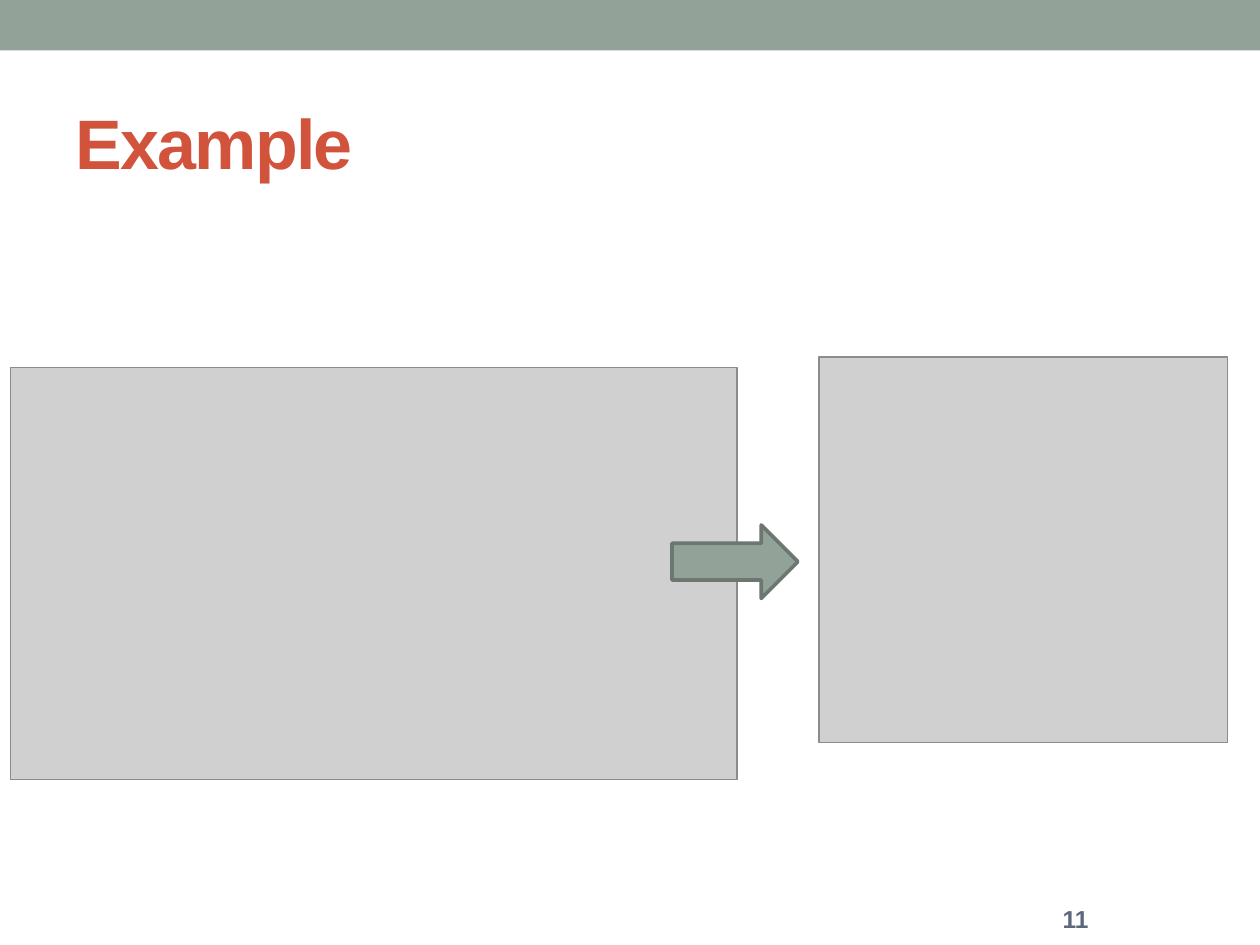
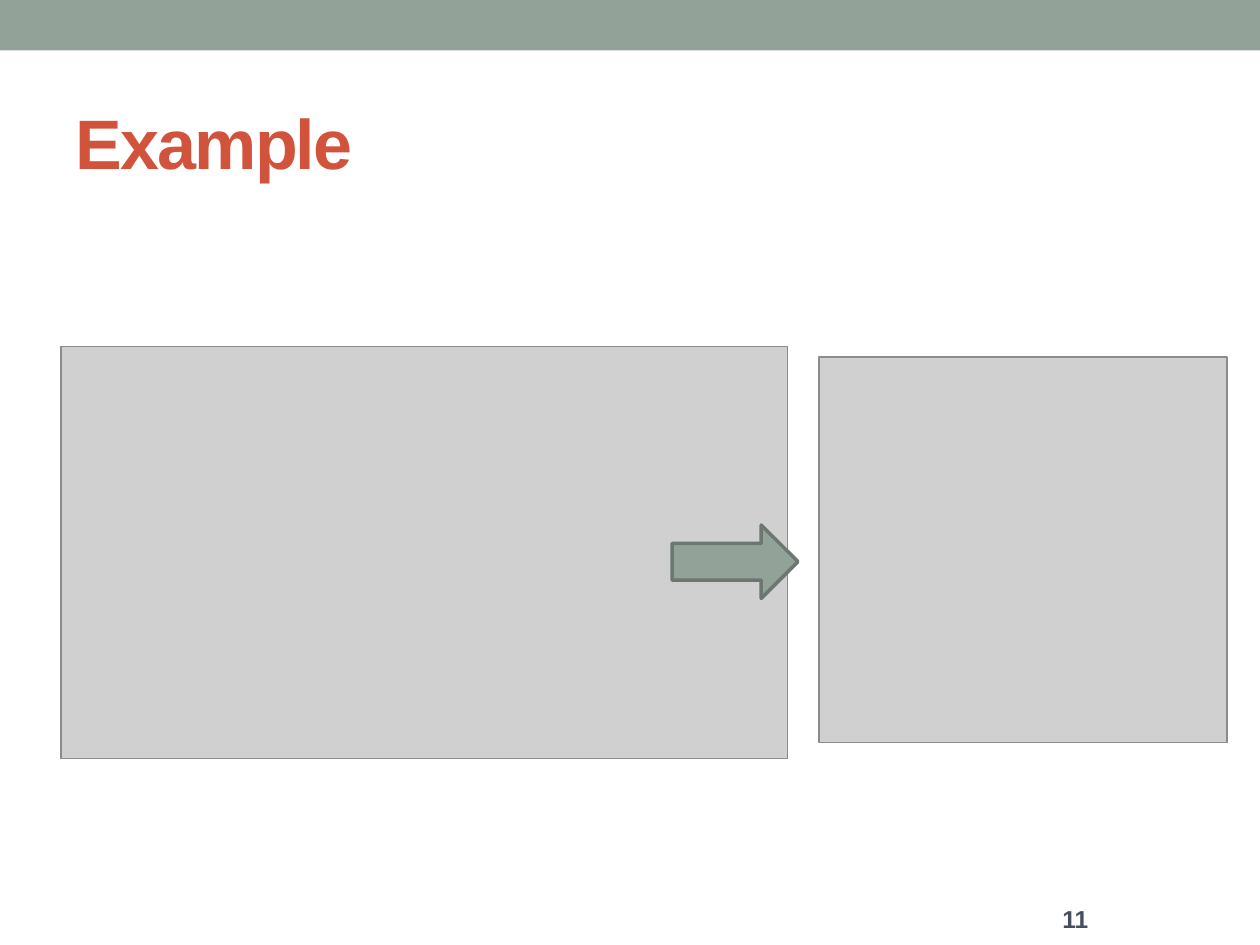
Before and after one commit to honggquan24/IOT, a slide deck: slide 11 of Slide/6. Database.pptx. Drawn at 1260x945 pixels with LibreOffice and Linux fonts; fonts in the diff are those of the drawing; grey boxes stand for pictures. Boxes give left, top, right and bottom in pixels: in the first picture for what was removed or moved away, otherwise in the second. Text is boxed around its words. In the diff, an @@ line names an element or a change of style, - is before the commit and + after.

```diff
--- a/Slide/6. Database.pptx
+++ b/Slide/6. Database.pptx
@@ picture: place and size @@
-picture at bbox=[10, 368, 737, 780]
+picture at bbox=[60, 346, 788, 759]
@@ right arrow at bbox=[672, 525, 798, 598]: outline #6D7871 2.08 pt to #6C7771 2 pt; proportions changed @@
@@ page number at bbox=[1062, 911, 1088, 928]: text colour #5C697C to #454F5D @@
```
Also in this commit, not shown: 18 other slides changed.
